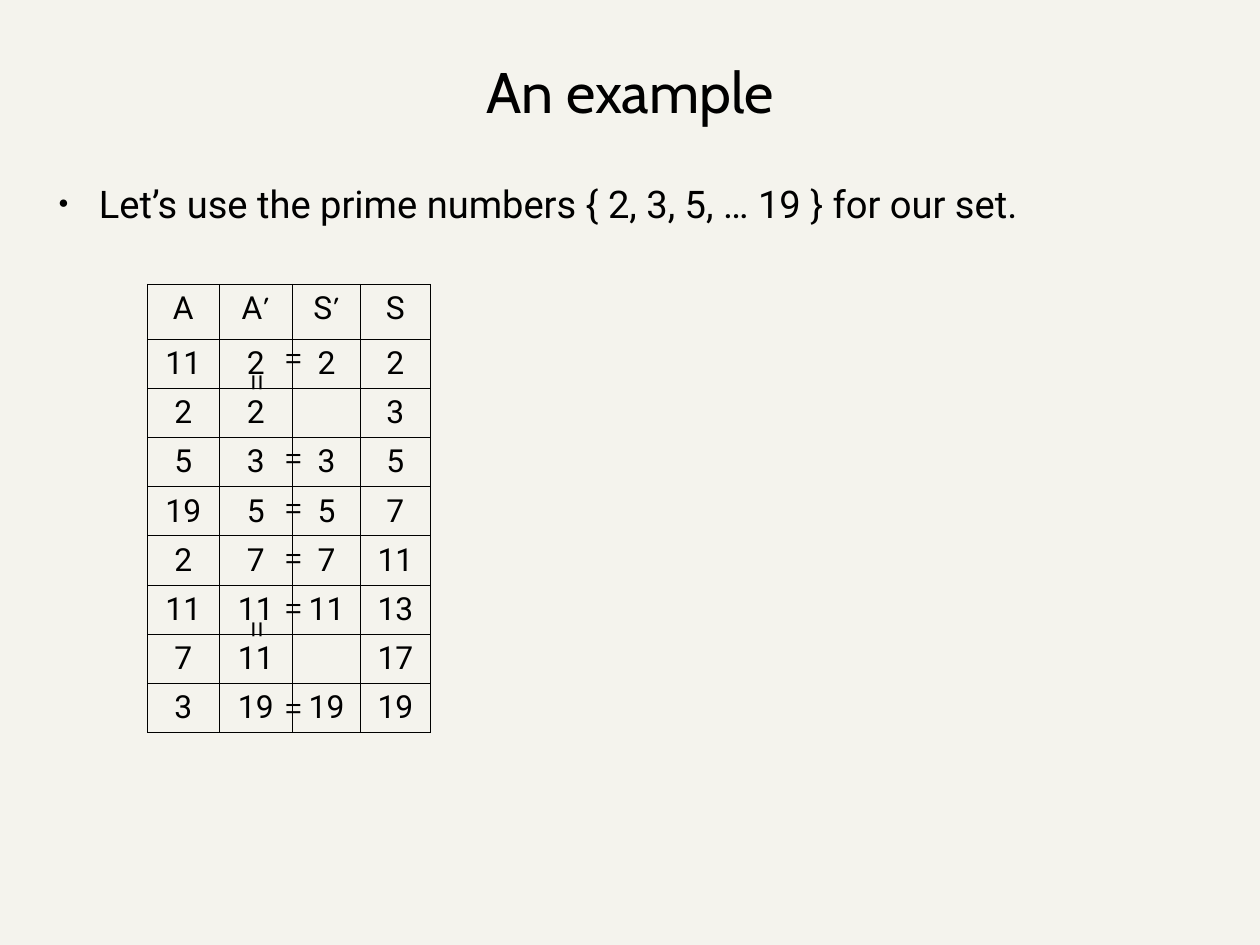
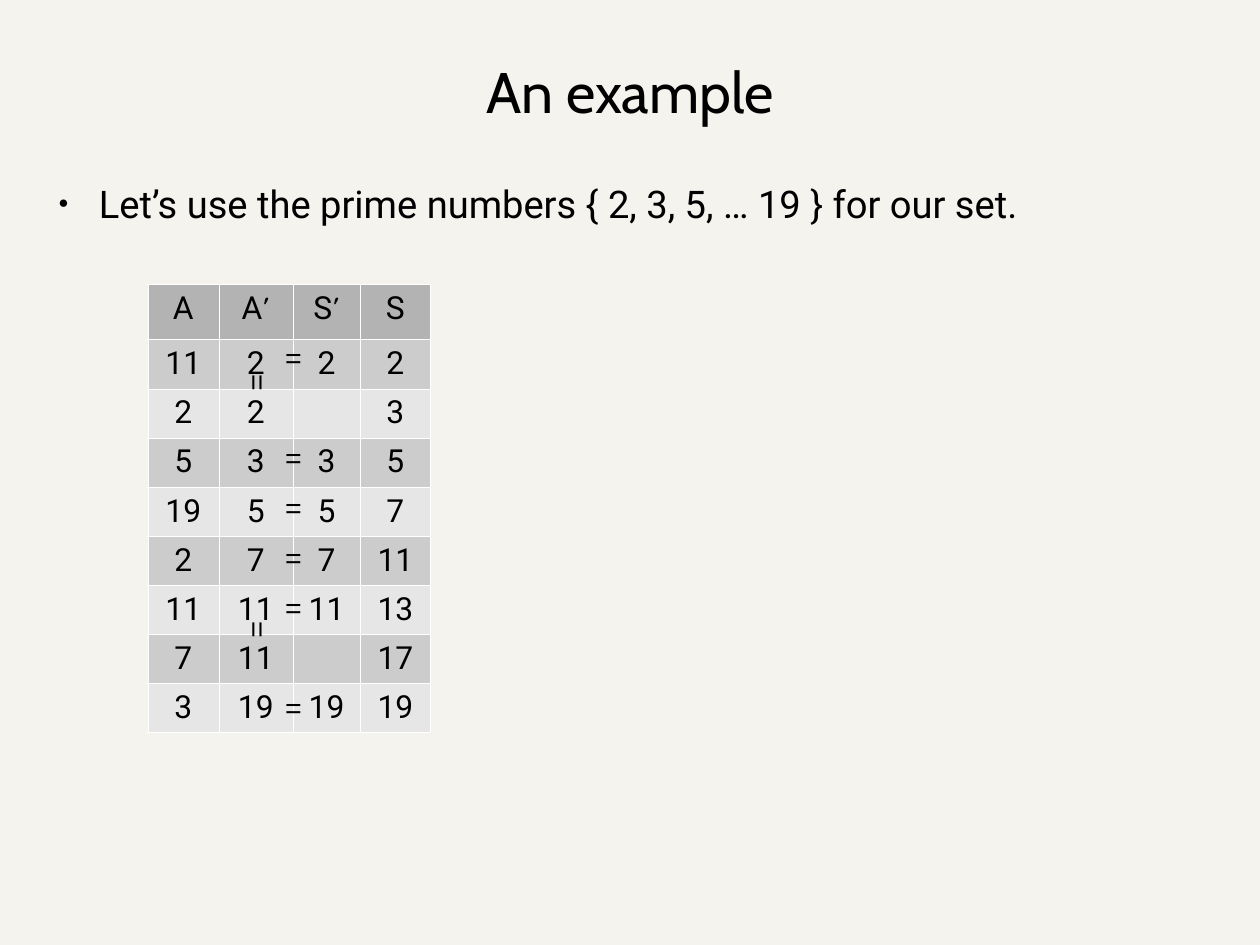
Before and after one commit to daira/halographs, a slide deck: slide 80 of deepdive.odp. Drawn at 1260x945 pixels with LibreOffice and Linux fonts; fonts in the diff are those of the drawing. Boxes give left, top, right and bottom in pixels: in the first picture for what was removed or moved away, otherwise in the second. Text is boxed around its words. In the diff, an @@ line names an element or a change of style, - is before the commit and + after.

```diff
--- a/deepdive.odp
+++ b/deepdive.odp
@@ table at [147,285,430,733] @@
@@ fill none to #B3B3B3 in row 1 @@
@@ fill none to #CCCCCC in 15 cells @@
@@ fill none to #E6E6E6 in 15 cells @@
@@ borders changed @@
```
Also in this commit, not shown: 26 other slides changed, 1 other file.
